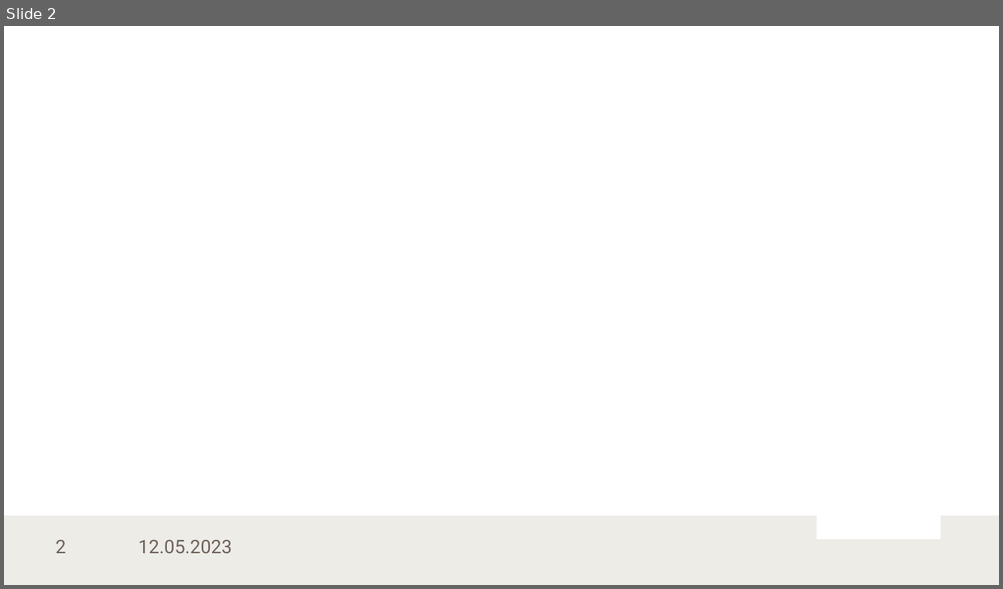
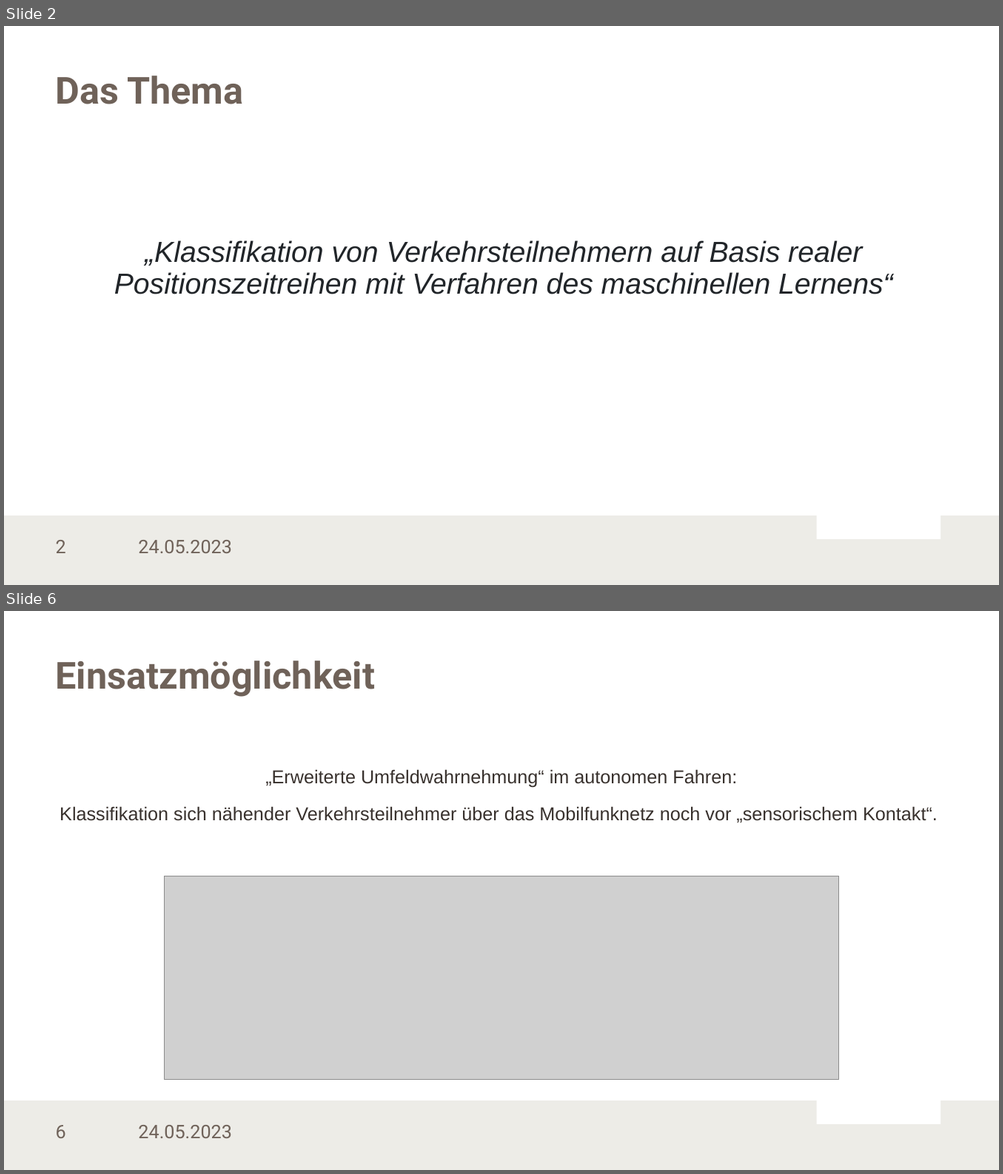
Before and after one commit to LennartKoepper/Bachelor-Thesis, a slide deck: Seminar/Bachelorseminar_25-04-2023.pptx. Shown one above the other, each under a label of ours: slide 2 before the commit, slides 2 and 6 after it; the slides between them are not shown. The pictures are 1003x589 and 1003x1174 pixels, drawn with LibreOffice and Linux fonts; fonts in the diff are those of the drawing; grey boxes stand for pictures; background and template pictures are left out. Boxes give left, top, right and bottom in pixels: in the first picture for what was removed or moved away, otherwise in the second. Text is boxed around its words. In the diff, an @@ line names an element or a change of style, - is before the commit and + after.

```diff
--- a/Seminar/Bachelorseminar_25-04-2023.pptx
+++ b/Seminar/Bachelorseminar_25-04-2023.pptx
@@ slide 6 added at (x1=4, y1=611, x2=999, y2=1170), background #FFFFFF; not listed: 3 template elements that a slide beside it also shows @@
@@ title added at (x1=56, y1=661, x2=375, y2=697), 36 pt, text #6F6259, bold @@
+Einsatzmöglichkeit
@@ text added at (x1=60, y1=769, x2=937, y2=823), 18 pt, text #38312C @@
+„Erweiterte Umfeldwahrnehmung“ im autonomen Fahren:
+Klassifikation sich nähender Verkehrsteilnehmer über das Mobilfunknetz noch vor „sensorischem Kontakt“.
@@ picture added at (x1=165, y1=877, x2=838, y2=1080) @@
@@ text added at (x1=138, y1=1125, x2=232, y2=1139), 18 pt, text #6F6259 @@
+24.05.2023
@@ slide 2 changed as well @@
@@ title added at (x1=56, y1=76, x2=243, y2=104), 36 pt, text #6F6259, bold @@
+Das Thema
@@ text added at (x1=114, y1=241, x2=893, y2=295), 28 pt, text #212529, italic @@
+„Klassifikation von Verkehrsteilnehmern auf Basis realer Positionszeitreihen mit Verfahren des maschinellen Lernens“
@@ text at (x1=138, y1=540, x2=232, y2=554): text changed @@
-12.05.2023
+24.05.2023
```
Also in this commit, not shown: 1 other slide changed, 18 other slides added, 2 other files.
